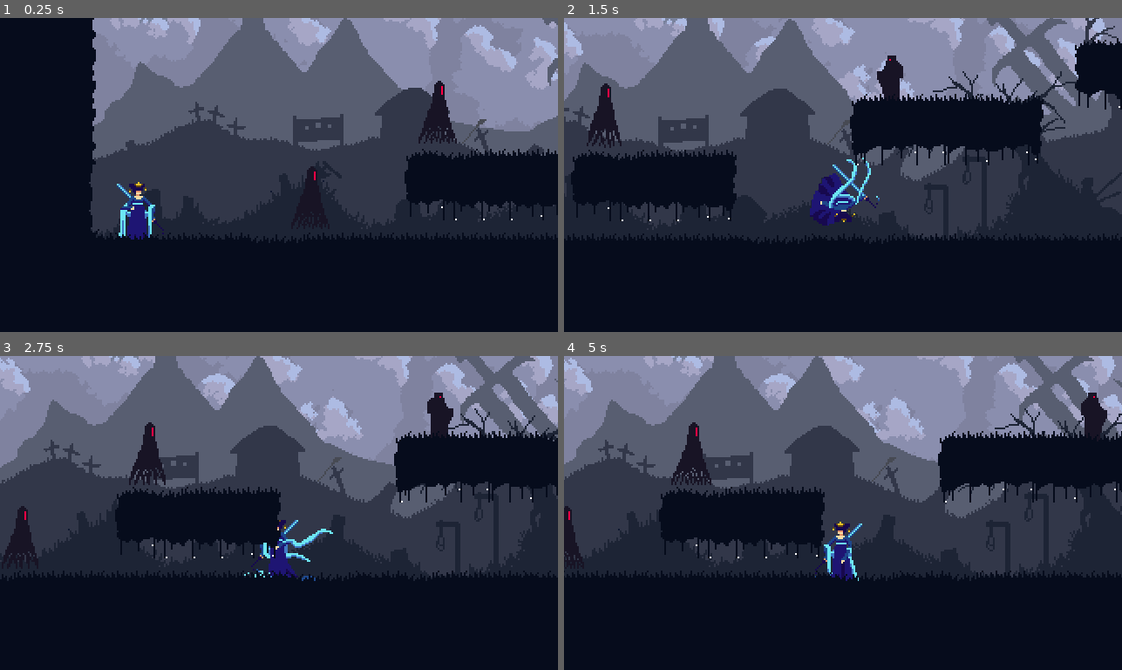
Above: before the commit, frames 1-4 (two rows, left to right).
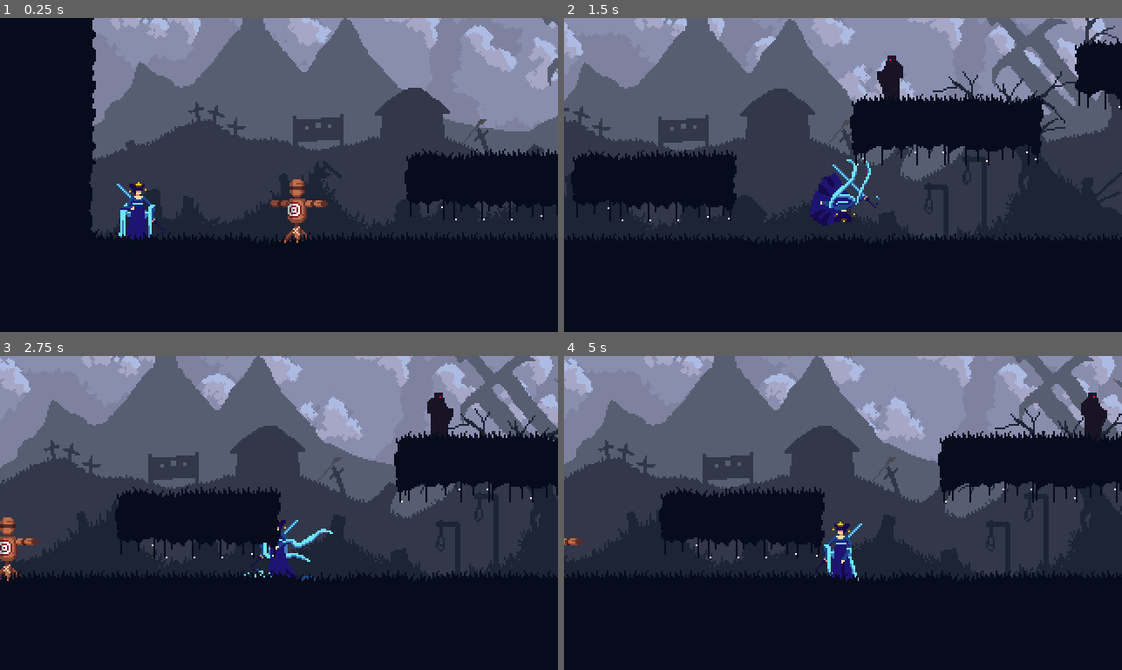
Above: after the commit, the same moments.

Repository: petrik33/bsu-action-platformer
Game: Godot game, scene res://scene/game.tscn
The game is run twice, just before and just after one commit, with the same random seed, the same clock (stepped at 60 frames per second) and the same inputs.
Inputs (mouse positions are in pixels of both pictures, inside the frame that each line leads up to):
- Up to frame 1 (0.25 s): no input
- Up to frame 2 (1.5 s): move the mouse to (965, 159) at 0.52 s; hold D (right) from 0.53 s (still down); click (965, 159) at 0.6 s; tap Space (jump) at 0.77 s; move the mouse to (731, 190) at 1.27 s; tap Shift (roll) at 1.35 s
- Up to frame 3 (2.75 s): tap Space (jump) at 1.52 s; move the mouse to (334, 443) at 2.02 s; release D (right) at 2.03 s; hold A (left) from 2.03 s (still down); tap C (sprint) at 2.1 s
- Up to frame 4 (5 s): move the mouse to (815, 575) at 2.77 s; release A (left) at 2.78 s; hold D (right) 2.78-4.28 s; tap Z (walk) at 2.85 s; tap Space (jump) at 3.02, 3.77, 4.52 s; move the mouse to (1010, 560) at 3.52 s; click (1010, 560) at 3.6 s; move the mouse to (675, 465) at 4.27 s; hold A (left) from 4.28 s (still down); tap Shift (roll) at 4.35 s

The runs differ from the first frame. In frame 1, 1.4% of the frame differs, in the area x 48-82%, y 20-72%; in frame 2, 0.6%; in frame 3, 1.5%, in the area x 0-30%, y 21-72%; in frame 4, 1.0%.

Commit message:
Add training dummy to scene to test attack collision not registered bug

Diff:
--- /dev/null
+++ b/scene/enemies/dummy.tscn
@@ -0,0 +1,122 @@
+[gd_scene format=3 uid="uid://ca4ta3fmrmdte"]
+
+[ext_resource type="Script" uid="uid://w23557yemp8u" path="res://script/enemy_character.gd" id="1_rm4py"]
+[ext_resource type="Texture2D" uid="uid://cwj05aevg6c4e" path="res://asset/texture/dummy/IDLE.png" id="1_sdolw"]
+[ext_resource type="Texture2D" uid="uid://dndkh24n3qmri" path="res://asset/texture/dummy/HIT.png" id="2_crlft"]
+[ext_resource type="PackedScene" uid="uid://5ngj1n3q6rd" path="res://scene/enemies/common/hurt_box.tscn" id="4_crlft"]
+[ext_resource type="Script" uid="uid://doq0lhrxpcf22" path="res://script/fsm/machine.gd" id="4_ekrq8"]
+[ext_resource type="PackedScene" uid="uid://b4an34w423jre" path="res://scene/enemies/dummy/idle_state.tscn" id="5_mvfgf"]
+[ext_resource type="PackedScene" uid="uid://byxebin6wflxt" path="res://scene/enemies/dummy/hurt_state.tscn" id="6_i4rh1"]
+
+[sub_resource type="RectangleShape2D" id="RectangleShape2D_yniqp"]
+size = Vector2(33, 39)
+
+[sub_resource type="AtlasTexture" id="AtlasTexture_ofa2e"]
+atlas = ExtResource("2_crlft")
+region = Rect2(0, 0, 80, 48)
+
+[sub_resource type="AtlasTexture" id="AtlasTexture_3tcw2"]
+atlas = ExtResource("2_crlft")
+region = Rect2(80, 0, 80, 48)
+
+[sub_resource type="AtlasTexture" id="AtlasTexture_uftvr"]
+atlas = ExtResource("2_crlft")
+region = Rect2(160, 0, 80, 48)
+
+[sub_resource type="AtlasTexture" id="AtlasTexture_6fvql"]
+atlas = ExtResource("2_crlft")
+region = Rect2(240, 0, 80, 48)
+
+[sub_resource type="AtlasTexture" id="AtlasTexture_ew8mg"]
+atlas = ExtResource("2_crlft")
+region = Rect2(320, 0, 80, 48)
+
+[sub_resource type="AtlasTexture" id="AtlasTexture_jjm3a"]
+atlas = ExtResource("2_crlft")
+region = Rect2(400, 0, 80, 48)
+
+[sub_resource type="AtlasTexture" id="AtlasTexture_3dak8"]
+atlas = ExtResource("2_crlft")
+region = Rect2(480, 0, 80, 48)
+
+[sub_resource type="AtlasTexture" id="AtlasTexture_rm4py"]
+atlas = ExtResource("1_sdolw")
+region = Rect2(0, 0, 80, 48)
+
+[sub_resource type="SpriteFrames" id="SpriteFrames_ekrq8"]
+animations = [{
+"frames": [{
+"duration": 1.0,
+"texture": SubResource("AtlasTexture_ofa2e")
+}, {
+"duration": 1.0,
+"texture": SubResource("AtlasTexture_3tcw2")
+}, {
+"duration": 1.0,
+"texture": SubResource("AtlasTexture_uftvr")
+}, {
+"duration": 1.0,
+"texture": SubResource("AtlasTexture_6fvql")
+}, {
+"duration": 1.0,
+"texture": SubResource("AtlasTexture_ew8mg")
+}, {
+"duration": 1.0,
+"texture": SubResource("AtlasTexture_jjm3a")
+}, {
+"duration": 1.0,
+"texture": SubResource("AtlasTexture_3dak8")
+}],
+"loop": false,
+"name": &"hurt",
+"speed": 16.0
+}, {
+"frames": [{
+"duration": 1.0,
+"texture": SubResource("AtlasTexture_rm4py")
+}],
+"loop": true,
+"name": &"idle",
+"speed": 5.0
+}]
+
+[sub_resource type="RectangleShape2D" id="RectangleShape2D_rm4py"]
+size = Vector2(33, 39)
+
+[node name="Dummy" type="CharacterBody2D" unique_id=1772807905 node_paths=PackedStringArray("state_machine", "hurt_box", "visuals", "sprite")]
+collision_layer = 4
+script = ExtResource("1_rm4py")
+state_machine = NodePath("StateMachine")
+hurt_box = NodePath("HurtBox")
+visuals = NodePath("AnimatedSprite2D")
+sprite = NodePath("AnimatedSprite2D")
+metadata/_custom_type_script = "uid://w23557yemp8u"
+
+[node name="CollisionShape2D" type="CollisionShape2D" parent="." unique_id=1887227417]
+position = Vector2(1, -19)
+shape = SubResource("RectangleShape2D_yniqp")
+
+[node name="AnimatedSprite2D" type="AnimatedSprite2D" parent="." unique_id=326935759]
+position = Vector2(0, -20)
+rotation = -3.1415927
+scale = Vector2(1, -1)
+sprite_frames = SubResource("SpriteFrames_ekrq8")
+animation = &"hurt"
+frame = 6
+frame_progress = 1.0
+
+[node name="HurtBox" parent="." unique_id=1463069577 instance=ExtResource("4_crlft")]
+
+[node name="CollisionShape2D" type="CollisionShape2D" parent="HurtBox" unique_id=275598928]
+position = Vector2(1.5, -19.5)
+shape = SubResource("RectangleShape2D_rm4py")
+debug_color = Color(0.8117647, 0.30588236, 0.2, 0.41960785)
+
+[node name="StateMachine" type="Node" parent="." unique_id=32684598 node_paths=PackedStringArray("initial")]
+script = ExtResource("4_ekrq8")
+initial = NodePath("Idle")
+metadata/_custom_type_script = "uid://doq0lhrxpcf22"
+
+[node name="Idle" parent="StateMachine" unique_id=331665003 instance=ExtResource("5_mvfgf")]
+
+[node name="Hurt" parent="StateMachine" unique_id=393947758 instance=ExtResource("6_i4rh1")]
--- /dev/null
+++ b/scene/enemies/dummy/hurt_state.tscn
@@ -0,0 +1,7 @@
+[gd_scene format=3 uid="uid://byxebin6wflxt"]
+
+[ext_resource type="Script" uid="uid://lvqnjfqc7ylt" path="res://script/enemy/dummy/hurt_state.gd" id="1_f6vhg"]
+
+[node name="HurtState" type="Node" unique_id=393947758]
+script = ExtResource("1_f6vhg")
+metadata/_custom_type_script = "uid://bhs7xi0ommry6"
--- /dev/null
+++ b/scene/enemies/dummy/idle_state.tscn
@@ -0,0 +1,7 @@
+[gd_scene format=3 uid="uid://b4an34w423jre"]
+
+[ext_resource type="Script" uid="uid://c5hdpa3gh1f0j" path="res://script/enemy/dummy/idle_state.gd" id="1_yslje"]
+
+[node name="IdleState" type="Node" unique_id=331665003]
+script = ExtResource("1_yslje")
+metadata/_custom_type_script = "uid://bhs7xi0ommry6"
--- a/scene/game.tscn
+++ b/scene/game.tscn
@@ -4,7 +4,7 @@
 [ext_resource type="Texture2D" uid="uid://bfb2slsr1piqf" path="res://asset/texture/environment/Background.png" id="2_p1ry8"]
 [ext_resource type="Texture2D" uid="uid://b4q38gf8ekmbp" path="res://asset/texture/environment/Midground.png" id="3_xlg7c"]
 [ext_resource type="Texture2D" uid="uid://c4t7amkr4f87p" path="res://asset/texture/environment/Foreground.png" id="4_qpk70"]
-[ext_resource type="PackedScene" uid="uid://cv0nc1nnyjsh0" path="res://scene/enemies/mad_ghost.tscn" id="6_qpk70"]
+[ext_resource type="PackedScene" uid="uid://ca4ta3fmrmdte" path="res://scene/enemies/dummy.tscn" id="6_ll5lq"]
 [ext_resource type="TileSet" uid="uid://0i4n4wh6626b" path="res://resource/tileset.tres" id="6_xlg7c"]
 [ext_resource type="PackedScene" uid="uid://b3wc0hno02c02" path="res://scene/water_priestess.tscn" id="7_17rxn"]
 [ext_resource type="PackedScene" uid="uid://cpo4adxkqyhuw" path="res://scene/enemies/mage.tscn" id="7_ll5lq"]
@@ -51,12 +51,6 @@
 
 [node name="Enemies" type="Node2D" parent="Bodies" unique_id=1601694248]
 
-[node name="MadGhost" parent="Bodies/Enemies" unique_id=1439942586 instance=ExtResource("6_qpk70")]
-position = Vector2(251, -122)
-
-[node name="MadGhost2" parent="Bodies/Enemies" unique_id=500202479 instance=ExtResource("6_qpk70")]
-position = Vector2(178, -51)
-
 [node name="Mage" parent="Bodies/Enemies" unique_id=927593917 instance=ExtResource("7_ll5lq")]
 position = Vector2(445, -134)
 
@@ -71,6 +65,9 @@
 
 [node name="Mage5" parent="Bodies/Enemies" unique_id=1885897608 instance=ExtResource("7_ll5lq")]
 position = Vector2(2137, -58)
+
+[node name="Dummy" parent="Bodies/Enemies" unique_id=1200216083 instance=ExtResource("6_ll5lq")]
+position = Vector2(170, -54)
 
 [node name="WaterPriestess" parent="Bodies" unique_id=1544133711 instance=ExtResource("7_17rxn")]
 position = Vector2(78, -53)
--- a/scene/water_priestess.tscn
+++ b/scene/water_priestess.tscn
@@ -974,7 +974,6 @@
 offset = Vector2(0, -63)
 
 [node name="HitBox" parent="Visuals" unique_id=1029822365 instance=ExtResource("166_yn7hy")]
-visible = false
 
 [node name="Attack1" type="CollisionShape2D" parent="Visuals/HitBox" unique_id=815215970]
 position = Vector2(27.5, -23.5)
--- /dev/null
+++ b/script/enemy/dummy.gd
@@ -0,0 +1 @@
+extends EnemyCharacter
--- /dev/null
+++ b/script/enemy/dummy/hurt_state.gd
@@ -0,0 +1,12 @@
+extends EnemyCharacterStateBase
+
+func enter():
+	enemy.animation_finished.connect(_on_animation_finished)
+	enemy.play_animation(&"hurt")
+
+func exit():
+	enemy.animation_finished.disconnect(_on_animation_finished)
+
+
+func _on_animation_finished():
+	_transition(&"Idle")
--- /dev/null
+++ b/script/enemy/dummy/idle_state.gd
@@ -0,0 +1,5 @@
+extends EnemyCharacterStateBase
+
+
+func enter():
+	enemy.play_animation("idle")
Not shown, added: script/enemy/dummy.gd.uid
Not shown, added: script/enemy/dummy/hurt_state.gd.uid
Not shown, added: script/enemy/dummy/idle_state.gd.uid
